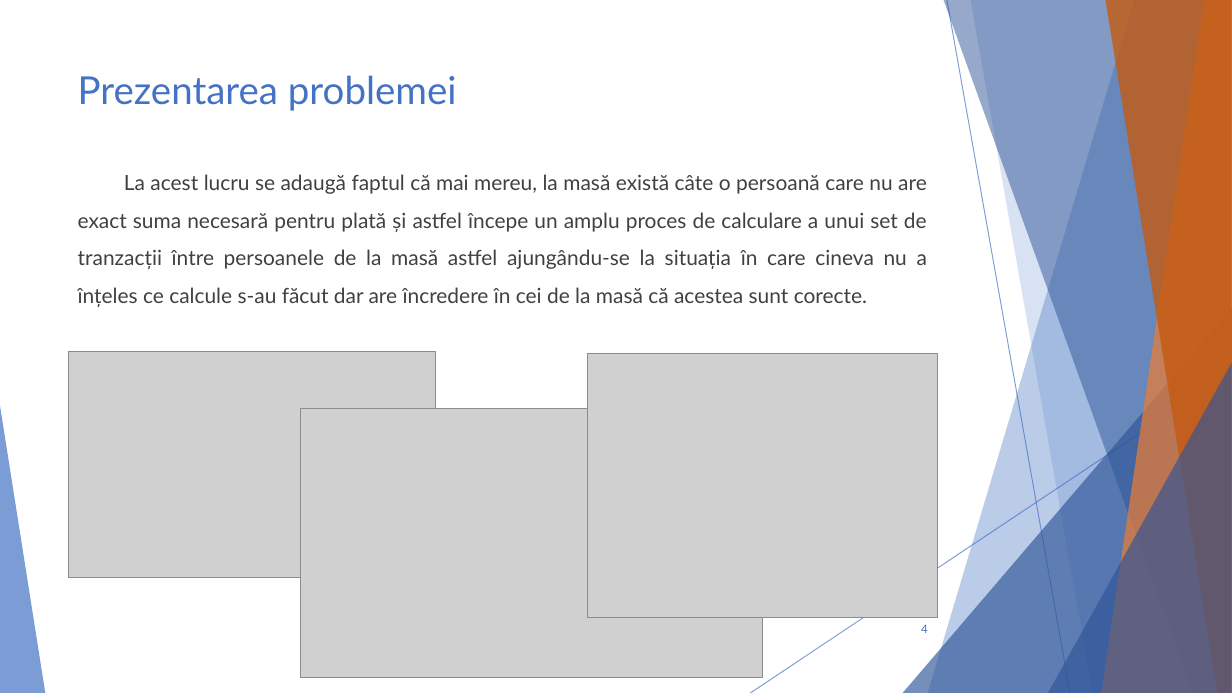
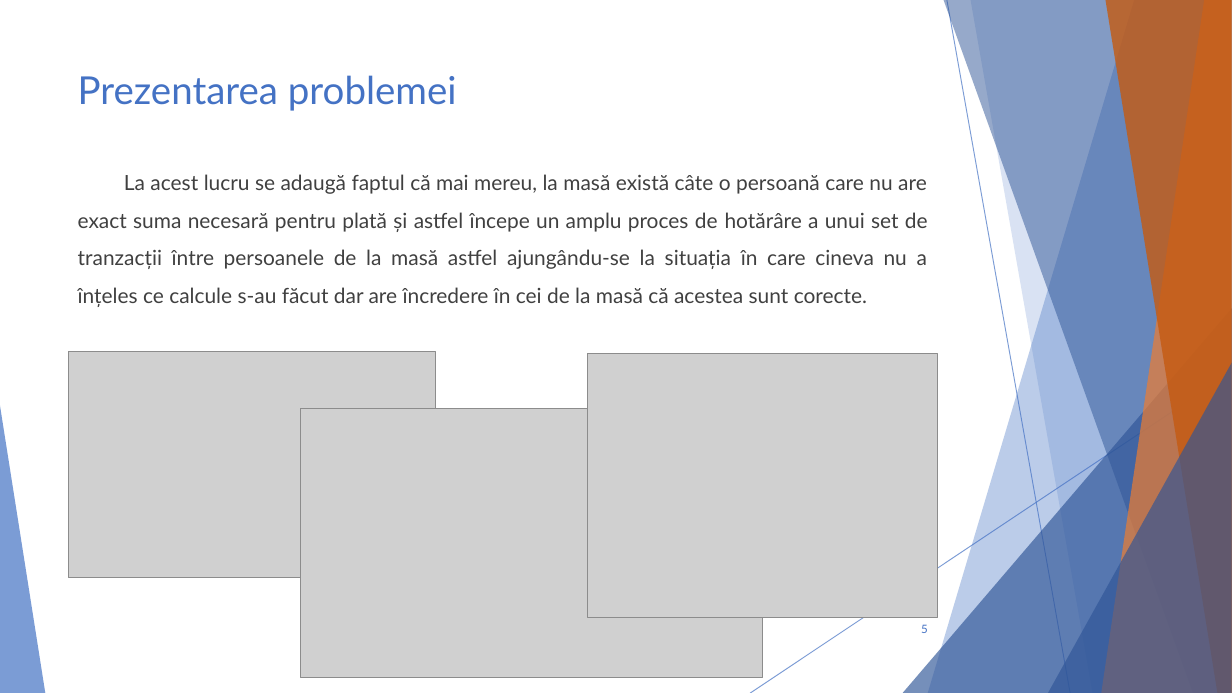
Before and after one commit to cristi-cosulianu/Licenta, a slide deck: slide 5 of Prezentare licenta.pptx (slide 4 before the commit). Drawn at 1232x693 pixels with LibreOffice and Linux fonts; fonts in the diff are those of the drawing; grey boxes stand for pictures. Boxes give left, top, right and bottom in pixels: in the first picture for what was removed or moved away, otherwise in the second. Text is boxed around its words. In the diff, an @@ line names an element or a change of style, - is before the commit and + after.

Commit message:
prezentare

```diff
--- a/Prezentare licenta.pptx
+++ b/Prezentare licenta.pptx
@@ text at (x1=78, y1=174, x2=928, y2=307): text changed @@
-La acest lucru se adaugă faptul că mai mereu, la masă există câte o persoană care nu are exact suma necesară pentru plată și astfel începe un amplu proces de calculare a unui set de tranzacții între persoanele de la masă astfel ajungându-se la situația în care cineva nu a înțeles ce calcule s-au făcut dar are încredere în cei de la masă că acestea sunt corecte.
+La acest lucru se adaugă faptul că mai mereu, la masă există câte o persoană care nu are exact suma necesară pentru plată și astfel începe un amplu proces de hotărâre a unui set de tranzacții între persoanele de la masă astfel ajungându-se la situația în care cineva nu a înțeles ce calcule s-au făcut dar are încredere în cei de la masă că acestea sunt corecte.
@@ page number at (x1=921, y1=624, x2=928, y2=633): text changed @@
-4
+5
```
Also in this commit, not shown: 11 other slides changed, 8 slides added, 6 other files.
